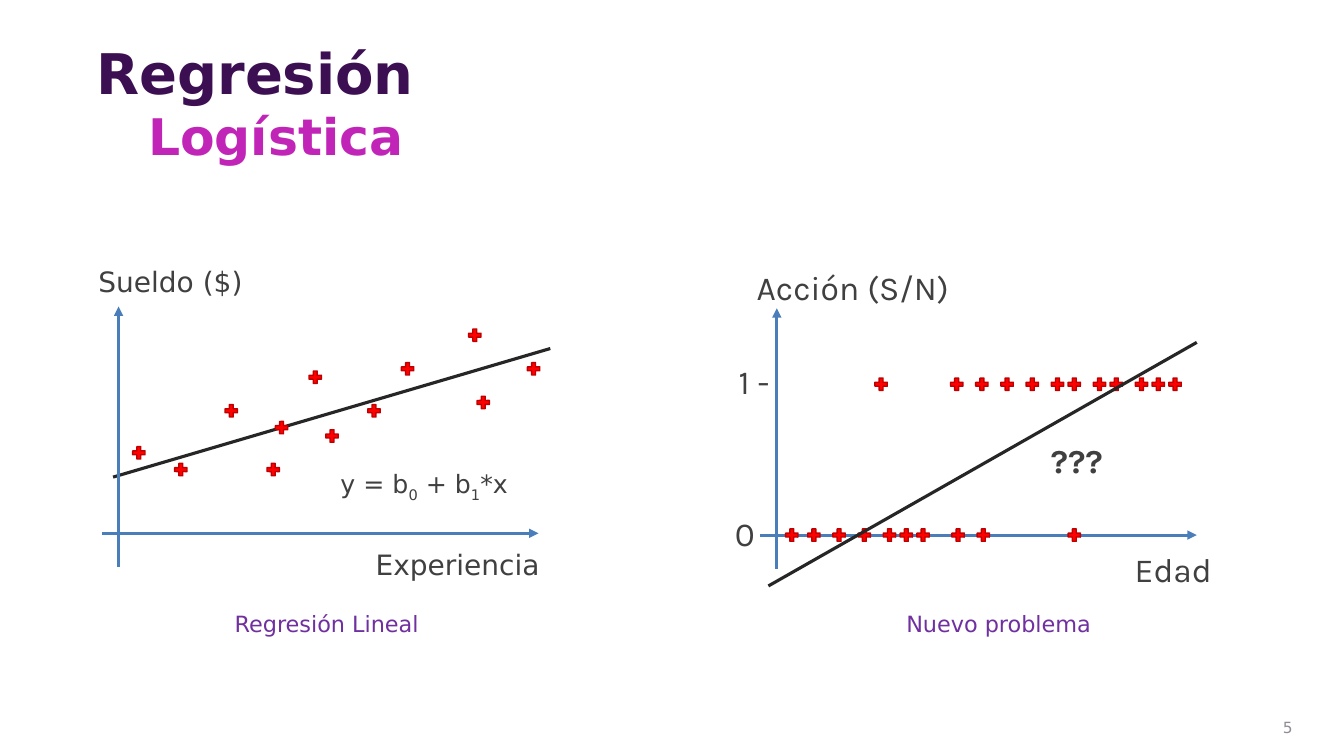
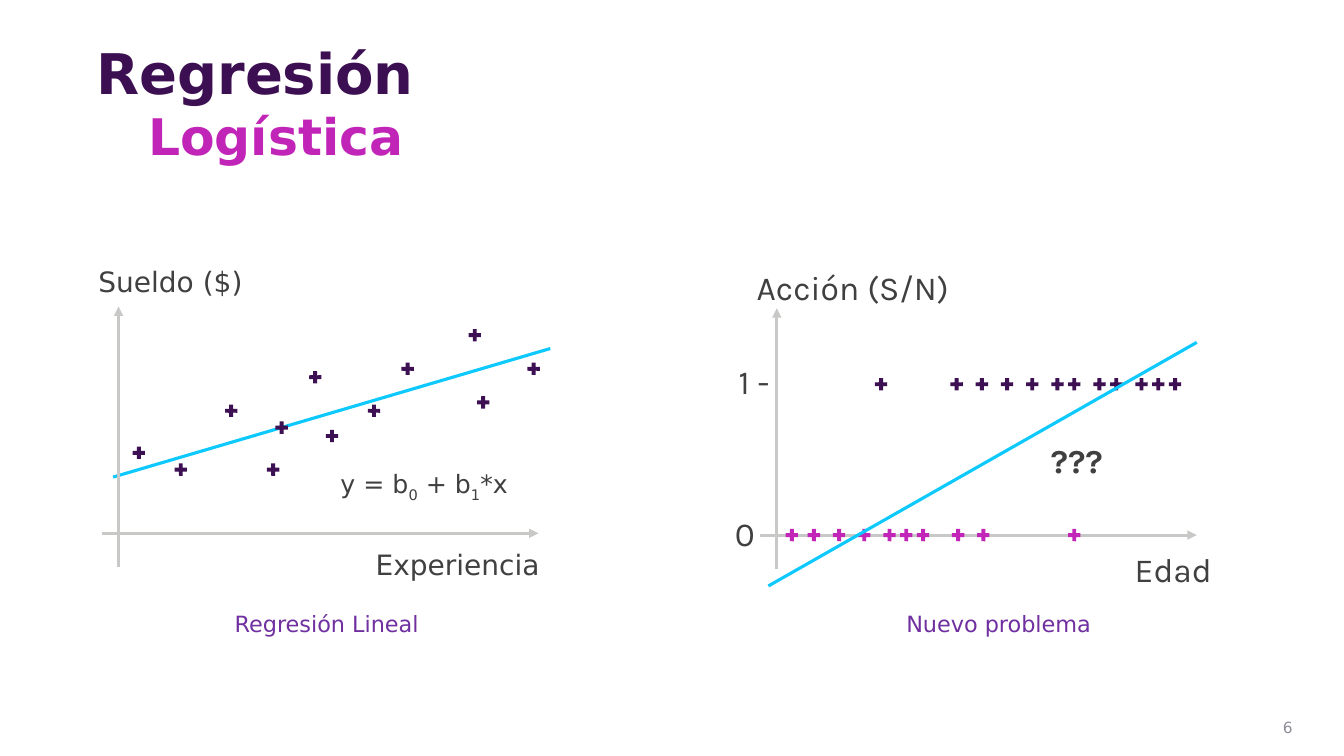
Before and after one commit to csameshiman/Axity_Curso_ML_2023, a slide deck: slide 6 of Diapositivas/Parte 03.Clasificación/03_01_Logistic_Regression.pptx (slide 5 before the commit). Drawn at 1344x756 pixels with LibreOffice and Linux fonts; fonts in the diff are those of the drawing; background and template pictures are left out. Boxes give left, top, right and bottom in pixels: in the first picture for what was removed or moved away, otherwise in the second. Text is boxed around its words. In the diff, an @@ line names an element or a change of style, - is before the commit and + after.

```diff
--- a/Diapositivas/Parte 03.Clasificación/03_01_Logistic_Regression.pptx
+++ b/Diapositivas/Parte 03.Clasificación/03_01_Logistic_Regression.pptx
@@ arrow (119, 567) - (119, 307): stroke #4A7EBB 2.25 pt to #C8C9C7 2.25 pt @@
@@ arrow (777, 569) - (777, 309): stroke #4A7EBB 2.25 pt to #C8C9C7 2.25 pt @@
@@ line (113, 477) - (551, 349): stroke #262626 2.25 pt to #0DC9FD 2.25 pt @@
@@ line (768, 586) - (1197, 343): stroke #262626 2.25 pt to #0DC9FD 2.25 pt @@
@@ fill #FF0000 to #3C1053; outline #C00000 1 pt to none in 24 elements at [224,403,239,419], [307,369,323,384], [366,403,381,419], [400,361,416,376], [476,394,491,410], [265,461,281,477], [467,327,482,343], [173,461,189,477], [274,419,290,435], [526,361,542,376], [324,428,340,444], [131,444,146,460], [873,376,889,391], [948,376,964,391], [974,376,989,391], [999,376,1015,391], [1024,376,1040,391], [1049,376,1065,391], [1066,376,1082,391], [1092,376,1107,391], [1109,376,1124,391], [1134,376,1150,391], [1150,376,1166,391], [1167,376,1183,391] @@
@@ arrow (102, 533) - (538, 533): stroke #4A7EBB 2.25 pt to #C8C9C7 2.25 pt @@
@@ arrow (760, 535) - (1197, 535): stroke #4A7EBB 2.25 pt to #C8C9C7 2.25 pt @@
@@ fill #FF0000 to #C126B8; outline #C00000 1 pt to none in 10 elements at [784,527,800,543], [806,527,822,543], [832,527,847,543], [857,527,872,543], [882,527,898,543], [951,527,966,543], [898,527,914,543], [1066,527,1082,543], [976,527,991,543], [915,527,931,543] @@
@@ page number at [1283,721,1293,733]: text changed @@
-5
+6
```
Also in this commit, not shown: 8 other slides changed, 1 slide added, 4 slides removed.
